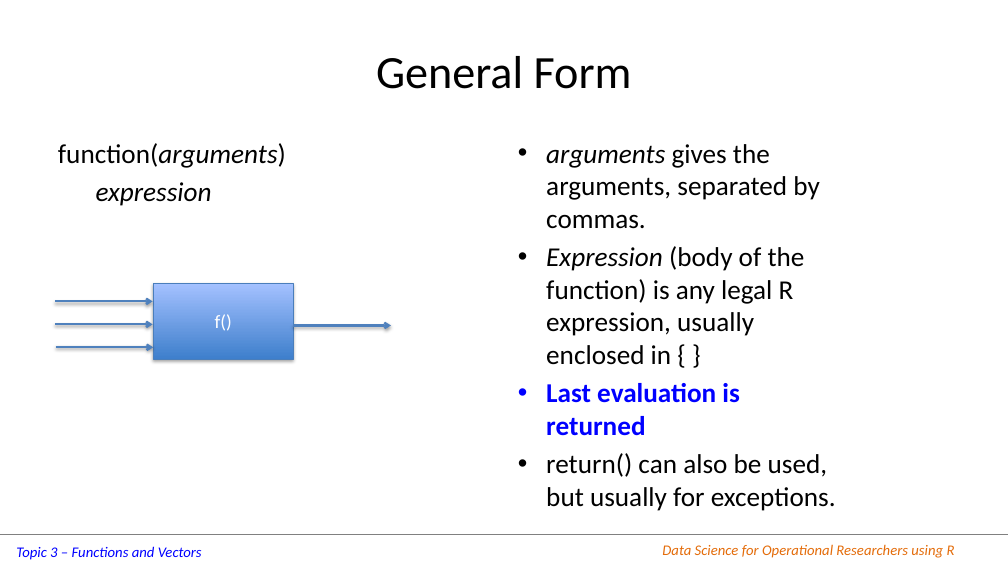
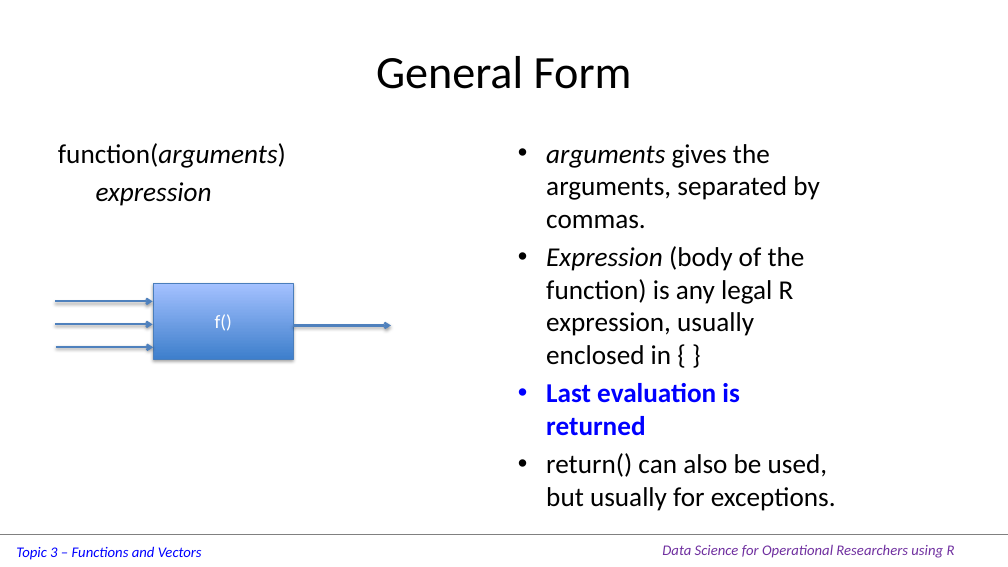
Before and after one commit to JimDuggan/tidyverse, a slide deck: slide 36 of slides/03 Functions and Vectors/ppt/03 Functions and Vectors.pptx. Drawn at 1008x567 pixels with LibreOffice and Linux fonts; fonts in the diff are those of the drawing. Boxes give left, top, right and bottom in pixels: in the first picture for what was removed or moved away, otherwise in the second. Text is boxed around its words. In the diff, an @@ line names an element or a change of style, - is before the commit and + after.

```diff
--- a/slides/03 Functions and Vectors/ppt/03 Functions and Vectors.pptx
+++ b/slides/03 Functions and Vectors/ppt/03 Functions and Vectors.pptx
@@ text "Data Science for Operational Researchers ..." at (662,545,955,558): text colour #E46C0A to #7030A0 @@
```
Also in this commit, not shown: 48 other slides changed, 7 other files.
